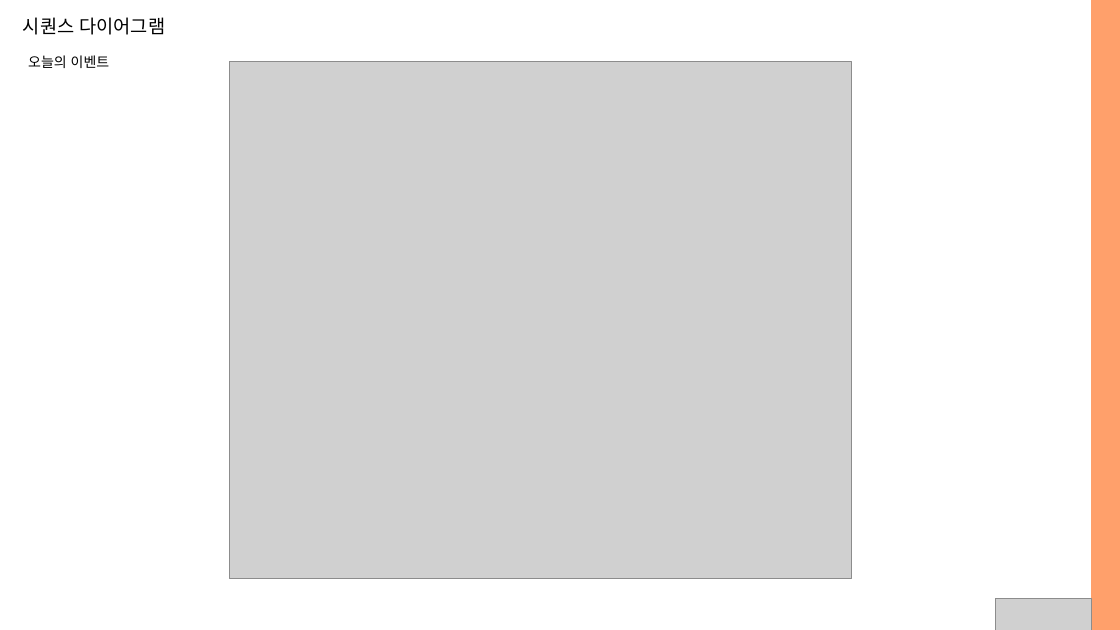
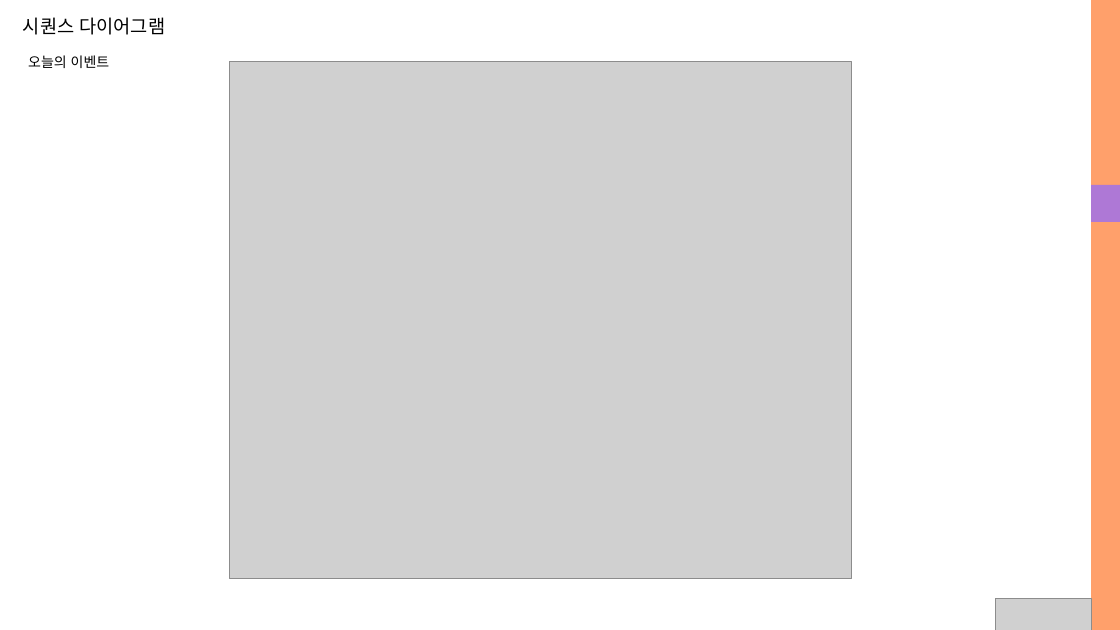
Before and after one commit to jiyun1013/Portfolio_num1, a slide deck: slide 25 of Portfolio_num1/src/Main/Portfolio_num1.pptx. Drawn at 1120x630 pixels with LibreOffice and Linux fonts; fonts in the diff are those of the drawing; grey boxes stand for pictures. Boxes give left, top, right and bottom in pixels: in the first picture for what was removed or moved away, otherwise in the second. Text is boxed around its words. In the diff, an @@ line names an element or a change of style, - is before the commit and + after.

```diff
--- a/Portfolio_num1/src/Main/Portfolio_num1.pptx
+++ b/Portfolio_num1/src/Main/Portfolio_num1.pptx
@@ rectangle added at (1091, 185, 1120, 222), fill #AE78D6 @@
```
Also in this commit, not shown: 29 other slides changed.
